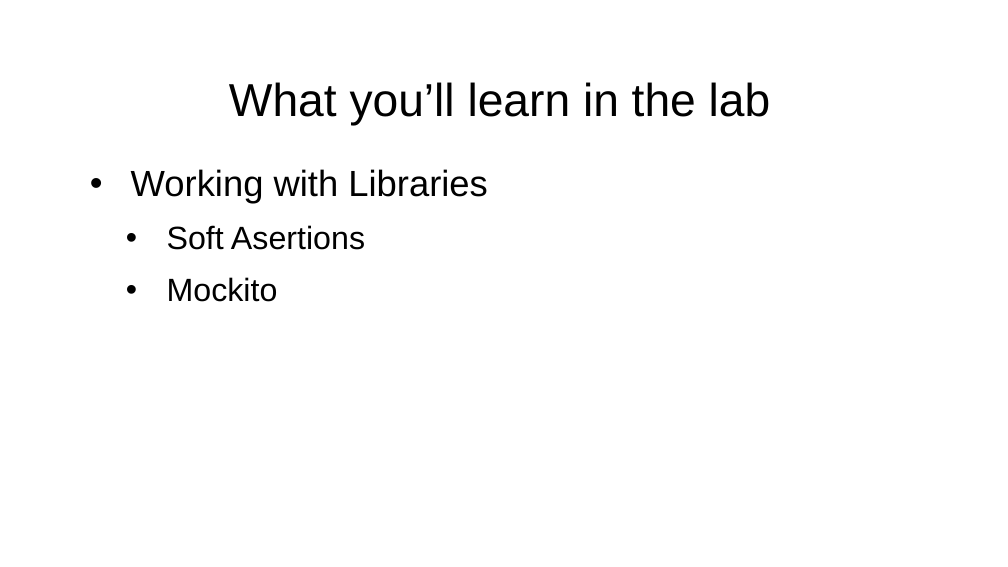
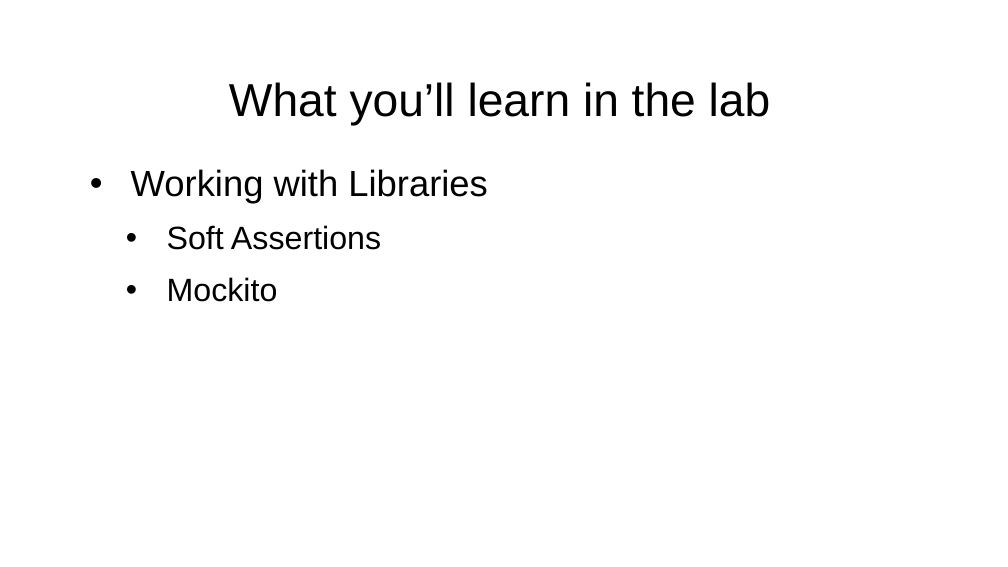
Before and after one commit to rkstarnerd/2018-devnexus-junit5-workshop, a slide deck: slide 9 of JUnit 5 Workshop Intro Presentation.ppt (slide 8 before the commit). Drawn at 1008x567 pixels with LibreOffice and Linux fonts; fonts in the diff are those of the drawing; background and template pictures are left out. Boxes give left, top, right and bottom in pixels: in the first picture for what was removed or moved away, otherwise in the second. Text is boxed around its words. In the diff, an @@ line names an element or a change of style, - is before the commit and + after.

Commit message:
fix typo and add robot slide

```diff
--- a/JUnit 5 Workshop Intro Presentation.ppt
+++ b/JUnit 5 Workshop Intro Presentation.ppt
@@ text at [167, 225, 381, 250]: text changed @@
-  • Soft Asertions
+  • Soft Assertions
```
Also in this commit, not shown: 1 slide added.
